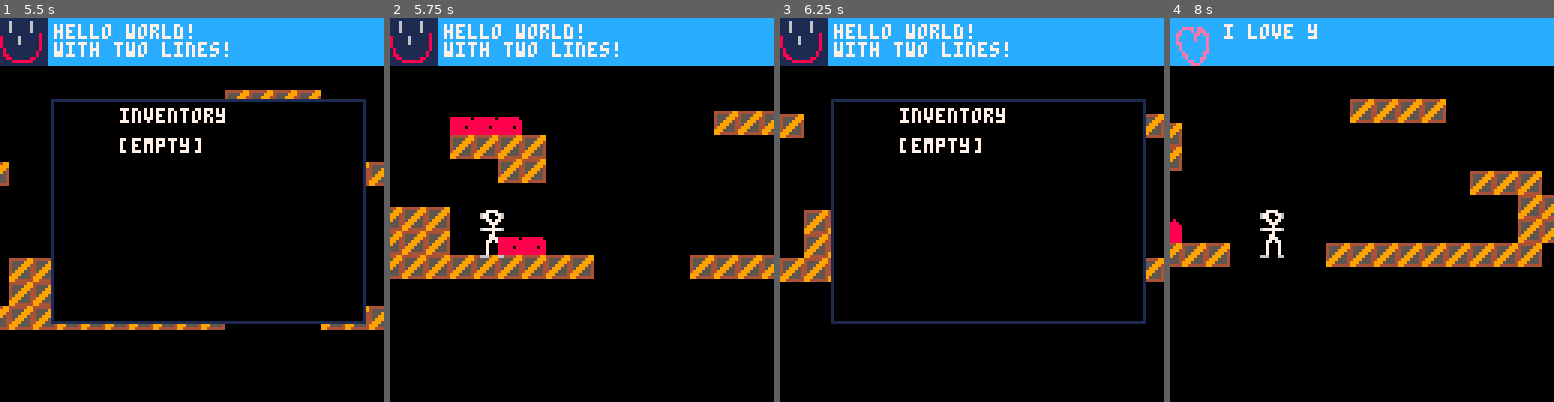
Above: before the commit, frames 1-4 (left to right).
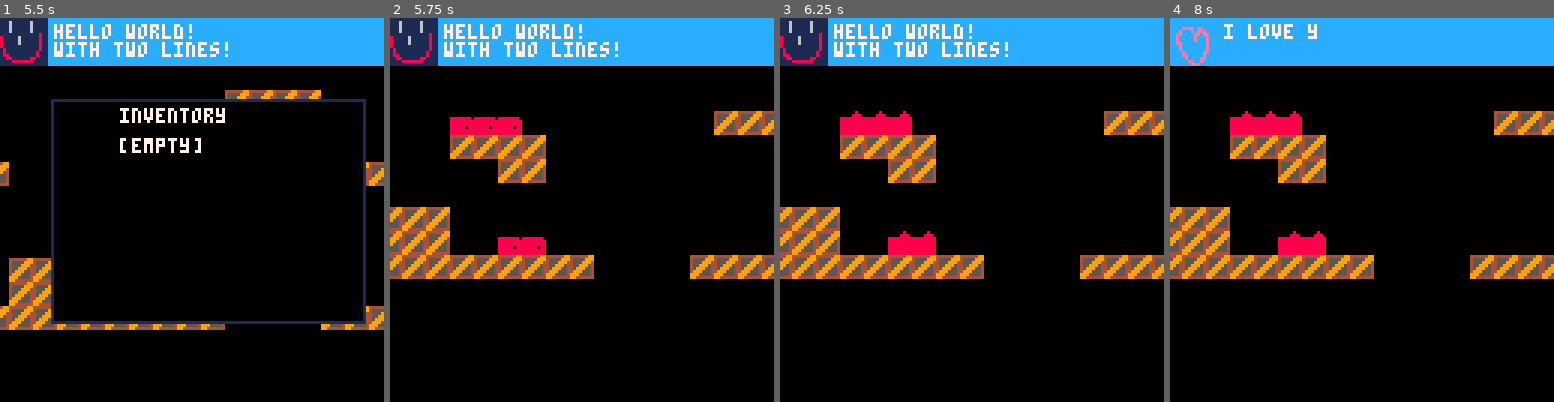
Above: after the commit, the same moments.

Repository: nsatragno/pico8-carts
Game: PICO-8 cartridge space_kludge/space_kludge.p8
The game is run twice, just before and just after one commit, with the same random seed, the same clock (stepped at 60 frames per second) and the same inputs.
Inputs:
- Up to frame 1 (5.5 s): tap X (X key) at 0.33, 0.7, 1.43, 2.58, 3.1, 3.62, 4.13, 4.65, 5.17 s; tap O (Z key) at 1.07, 1.8, 2.43, 3.07, 3.7, 4.33, 4.97 s; hold Right 2.33-3.33 s; hold Right 3.38-4.22 s; hold Up 4.27-4.67 s; hold Right from 4.72 s (still down)
- Up to frame 2 (5.75 s): tap O (Z key) at 5.6 s; tap X (X key) at 5.68 s; release Right at 5.72 s
- Up to frame 3 (6.25 s): hold Down 5.77-6.1 s; hold Left from 6.15 s (still down); tap X (X key) at 6.2 s; tap O (Z key) at 6.23 s
- Up to frame 4 (8 s): tap X (X key) at 6.72, 7.23, 7.75 s; tap O (Z key) at 6.87, 7.5 s; release Left at 6.98 s; hold Right from 7.03 s (still down)

Frame 1 is identical in both runs. In frame 2, 0.3% of the frame differs, in the area x 23-30%, y 50-63%; in frame 3, 15%; in frame 4, 18%, in the area x 0-100%, y 21-68%.

Commit message:
[kludge] Add damage to player.

Diff:
--- a/space_kludge/space_kludge.p8
+++ b/space_kludge/space_kludge.p8
@@ -4,10 +4,23 @@
 -- space kludge
 -- by kat and nina
 
-function colliding(point, rect)
+function colliding_p_r(point, rect)
   return point.x >= rect.x and point.x <= rect.x + 8 and
          point.y >= rect.y and point.y <= rect.y + 8
 end  -- colliding
+
+function colliding_r_r(rect1, rect2)
+  return rect1.x <= rect2.x + 8 and
+         rect1.x + 8 >= rect2.x and
+         rect1.y <= rect2.y + 8 and
+         rect1.y + 8 >= rect2.y
+end
+
+function colliding_r_player(rect)
+  -- the player is two rectangles stacked on top of each other
+  return colliding_r_r(g_player, rect) or
+         colliding_r_r({x = g_player.x, y = g_player.y + 8}, rect)
+end
 
 function create_player()
   return {
@@ -19,15 +32,23 @@
     inventory = {},
     show_inventory = false,
     equipped_item = nil,
+    hp = 6,
 
     -- the number of frames you can hold the jump button to go higher
     jump_ticks = 0,
 
     draw = function(self)
-      spr(0, self.x, self.y, 1, 2)
+      -- todo draw proper death animation
+      if self.hp > 0 then
+        spr(0, self.x, self.y, 1, 2)
+      end
     end,  -- player:draw
 
     update = function(self)
+      if self.hp <= 0 then
+        return
+      end
+
       if btnp(❎) then
         self.show_inventory = not self.show_inventory
         self.selected_index = 0
@@ -143,6 +164,10 @@
       end
       camera(g_camera.x, g_camera.y)
     end,  -- player:draw_inventory
+
+    take_damage = function(self, damage)
+      self.hp -= damage
+    end,  -- player:take_damage
   }
 end  -- create_player
 
@@ -205,7 +230,7 @@
 
           for actor in all(g_actors) do
             if actor.name == "fire" then
-              if colliding(self, actor) then
+              if colliding_p_r(self, actor) then
                 actor:take_damage(1)
                 return true
               end
@@ -229,6 +254,7 @@
     dy = 0,
     name = name,
     hp = hp,
+    damage = 1,
 
     update = function(self)
       if self.hp <= 0 then
@@ -238,7 +264,9 @@
       self.x += self.dx
       self.y += self.dy
 
-      -- todo hurt player
+      if colliding_r_player(self) then
+        g_player:take_damage(self.damage)
+      end
     end,  -- enemy:update()
 
     take_damage = function(self, damage)
